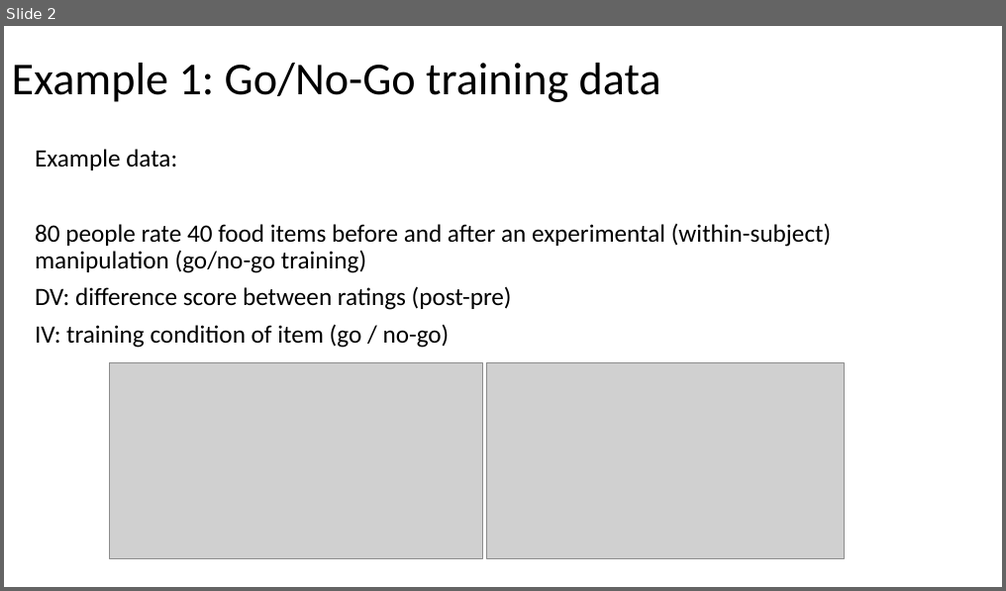
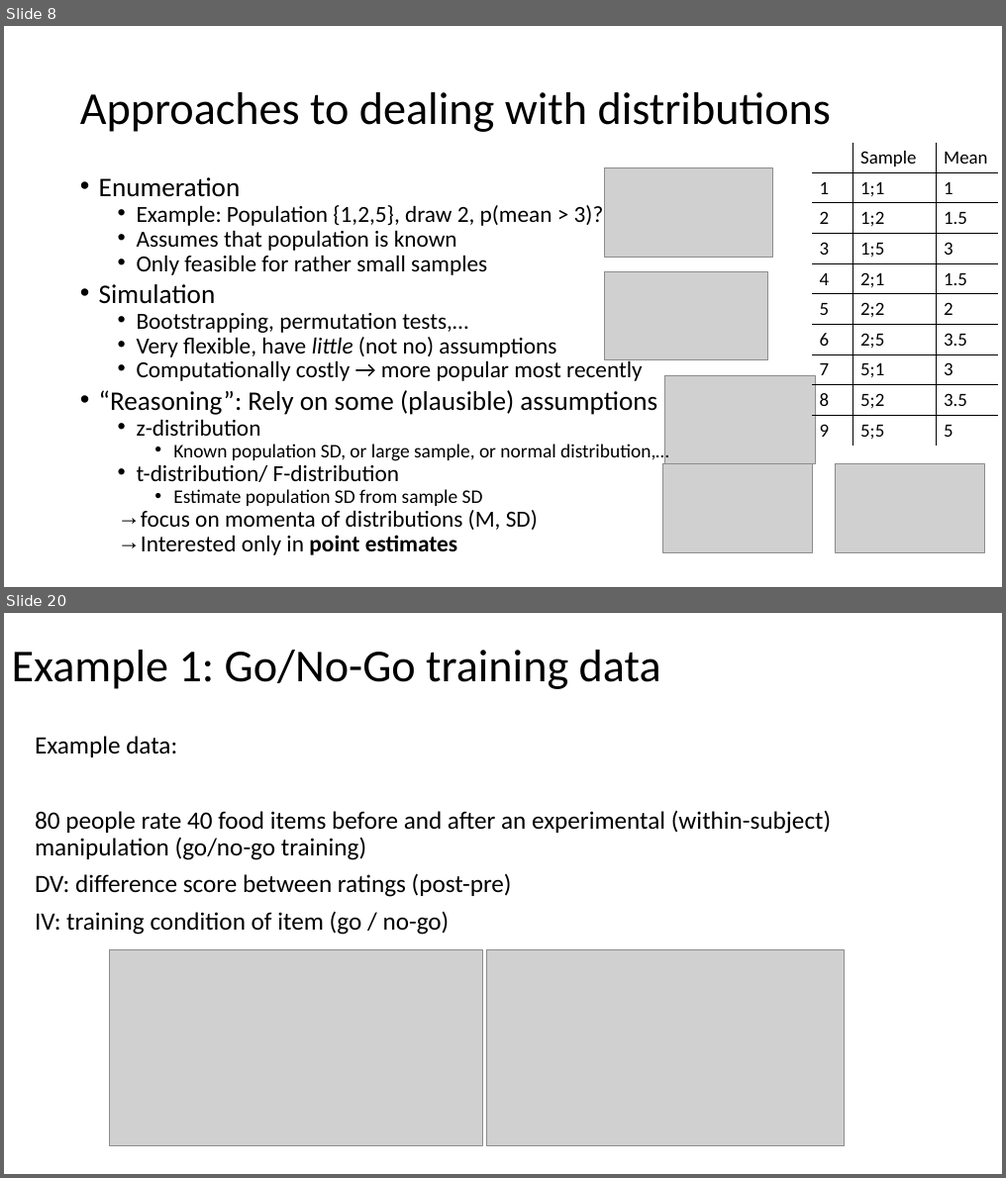
Before and after one commit to julianquandt/M3-brms-intro, a slide deck: intro_to_brms.pptx. Shown one above the other, each under a label of ours: slide 2 before the commit, slides 8 and 20 after it; the slides between them are not shown. The pictures are 1006x591 and 1006x1178 pixels, drawn with LibreOffice and Linux fonts; fonts in the diff are those of the drawing; grey boxes stand for pictures. Boxes give left, top, right and bottom in pixels: in the first picture for what was removed or moved away, otherwise in the second. Text is boxed around its words. In the diff, an @@ line names an element or a change of style, - is before the commit and + after.

```diff
--- a/intro_to_brms.pptx
+++ b/intro_to_brms.pptx
@@ slide 8 added at (4, 26, 1002, 587), background #FFFFFF @@
@@ title added at (80, 92, 831, 132), 44 pt, text #000000 @@
+Approaches to dealing with distributions
@@ table added at (813, 143, 999, 444), 10 rows, 3 columns @@
+ | Sample | Mean
+1 | 1;1 | 1
+2 | 1;2 | 1.5
+3 | 1;5 | 3
+4 | 2;1 | 1.5
+5 | 2;2 | 2
+6 | 2;5 | 3.5
+7 | 5;1 | 3
+8 | 5;2 | 3.5
+9 | 5;5 | 5
@@ picture added at (604, 169, 773, 257) @@
@@ text added at (99, 205, 669, 556), 22.2 pt, text #000000 @@
+• Enumeration
+  • Example: Population {1,2,5}, draw 2, p(mean > 3)?
+  • Assumes that population is known
+  • Only feasible for rather small samples
+• Simulation
+  • Bootstrapping, permutation tests,…
+  • Very flexible, have little (not no) assumptions
+  • Computationally costly → more popular most recently
+• “Reasoning”: Rely on some (plausible) assumptions
+  • z-distribution
+    • Known population SD, or large sample, or normal distribution,…
+  • t-distribution/ F-distribution
+    • Estimate population SD from sample SD
+  → focus on momenta of distributions (M, SD)
+  → Interested only in point estimates
@@ picture added at (604, 273, 768, 361) @@
@@ picture added at (665, 375, 816, 464) @@
@@ picture added at (662, 465, 813, 553) @@
@@ picture added at (835, 465, 985, 553) @@
@@ what was slide 2 is now slide 20 @@
```
Also in this commit, not shown: 3 slides changed, 17 other slides added, 1 other file.
